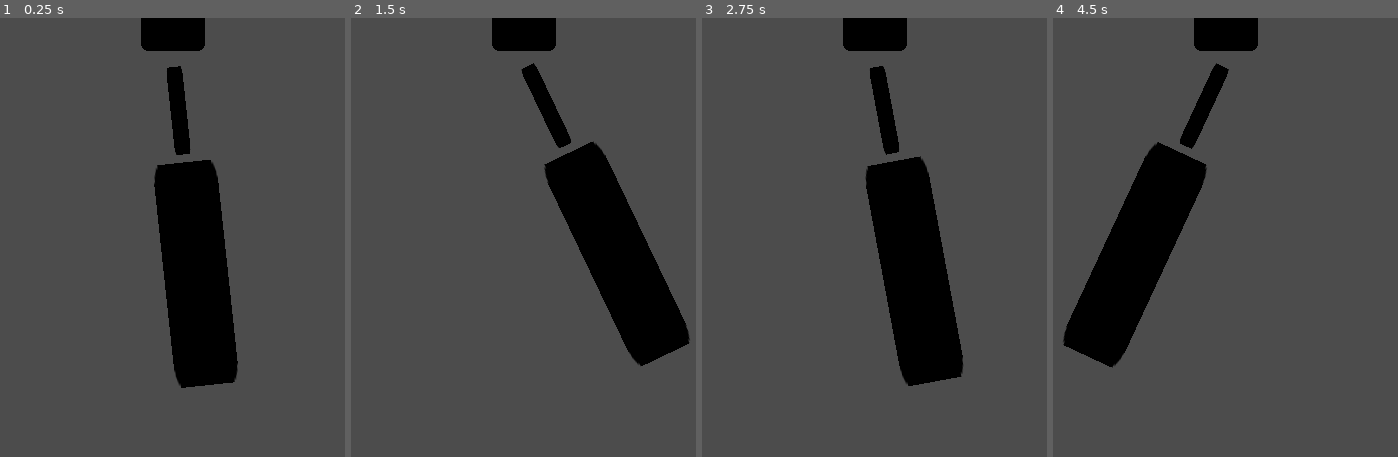
Above: before the commit, frames 1-4 (left to right).
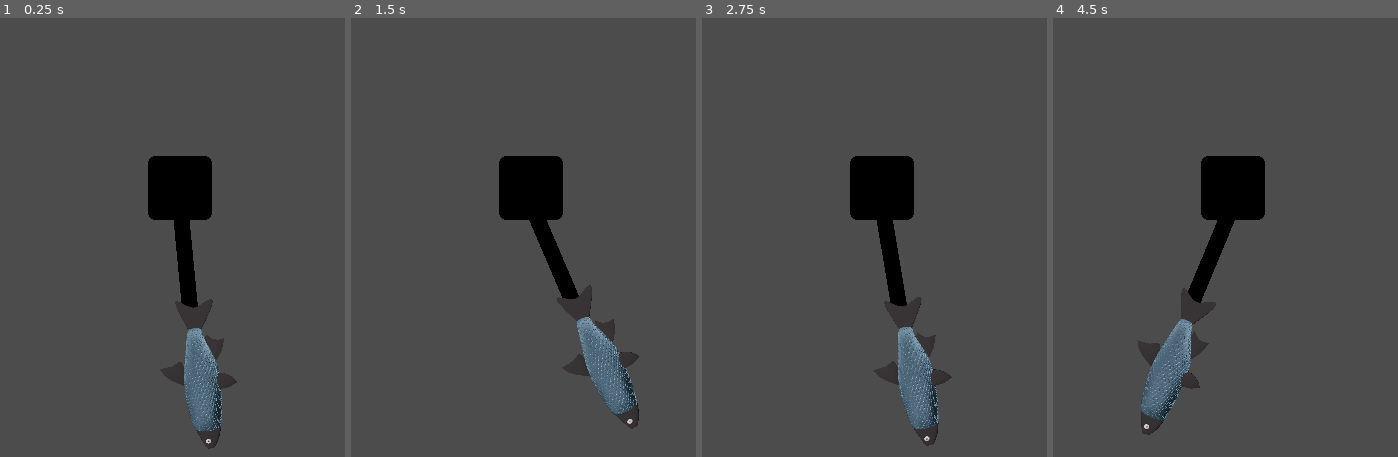
Above: after the commit, the same moments.

Repository: Soleod/GameJam
Game: Godot game, scene res://Scenes/World.tscn
The game is run twice, just before and just after one commit, with the same random seed, the same clock (stepped at 60 frames per second) and the same inputs. The engine's default icon, where the game draws it, is replaced by a stand-in: a white triangle on a blue panel in a dark square.
Inputs:
- Up to frame 1 (0.25 s): no input
- Up to frame 2 (1.5 s): no input
- Up to frame 3 (2.75 s): no input
- Up to frame 4 (4.5 s): no input

The runs differ from the first frame. In frame 1, 10% of the frame differs, in the area x 40-69%, y 0-99%; in frame 2, 17%; in frame 3, 11%; in frame 4, 18%, in the area x 2-62%, y 0-95%.

Commit message:
Muzyka, Podstawowe archivmenty

Diff:
--- /dev/null
+++ b/WedzarniaSIM/Scenes/ArchivementManager.gd
@@ -0,0 +1,39 @@
+extends Node
+
+var modifier_archiv_dict: Dictionary = {
+	sledzik_na_raz = false,
+	great_opor_TUNA_ty = false,
+	the_production_is_SCALing_up = false
+}
+
+var fisz_count_archiv_dict: Dictionary = {
+	cos_jest_fishy = false,
+	what_does_a_BASS_say = false,
+	dont_make_a_CLOWNFISH = false
+}
+
+func _process(delta):
+	var modifier = Player.progress_modifier
+	var count = Player.smoked_fisz_currency
+
+	print(count)
+
+	if modifier > 100 and not modifier_archiv_dict["sledzik_na_raz"]:
+		modifier_archiv_dict["sledzik_na_raz"] = true
+		print("śledzik")
+	if modifier > 1000 and not modifier_archiv_dict["great_opor_TUNA_ty"]:
+		modifier_archiv_dict["great_opor_TUNA_ty"] = true
+		print("tuna")
+	if modifier > 10000 and not modifier_archiv_dict["the_production_is_SCALing_up"]:
+		modifier_archiv_dict["the_production_is_SCALing_up"] = true
+		print("scala")
+
+	if count > 100 and not fisz_count_archiv_dict["cos_jest_fishy"]:
+		fisz_count_archiv_dict["cos_jest_fishy"] = true
+		print("fishy")
+	if count > 1000 and not fisz_count_archiv_dict["what_does_a_BASS_say"]:
+		fisz_count_archiv_dict["what_does_a_BASS_say"] = true
+		print("bass")
+	if count > 10000 and not fisz_count_archiv_dict["dont_make_a_CLOWNFISH"]:
+		fisz_count_archiv_dict["dont_make_a_CLOWNFISH"] = true
+		print("clown")
--- /dev/null
+++ b/WedzarniaSIM/Scenes/ArchivementManager.tscn
@@ -0,0 +1,6 @@
+[gd_scene load_steps=2 format=2]
+
+[ext_resource path="res://Scenes/ArchivementManager.gd" type="Script" id=1]
+
+[node name="ArchivementManager" type="Node"]
+script = ExtResource( 1 )
--- a/WedzarniaSIM/Scenes/Fisz.tscn
+++ b/WedzarniaSIM/Scenes/Fisz.tscn
@@ -1,7 +1,8 @@
-[gd_scene load_steps=5 format=2]
+[gd_scene load_steps=6 format=2]
 
 [ext_resource path="res://icon.png" type="Texture" id=1]
 [ext_resource path="res://Scenes/Fisz.gd" type="Script" id=2]
+[ext_resource path="res://Resources/rybabasic.png" type="Texture" id=3]
 
 [sub_resource type="RectangleShape2D" id=1]
 
@@ -23,26 +24,24 @@
 texture = ExtResource( 1 )
 
 [node name="PinJoint2D" type="PinJoint2D" parent="."]
-position = Vector2( 0, 40 )
+position = Vector2( 0, 16 )
 node_a = NodePath("../Anchor")
 node_b = NodePath("../Body")
 
 [node name="Body" type="RigidBody2D" parent="."]
 position = Vector2( 0, 256 )
-__meta__ = {
-"_edit_group_": true
-}
 
 [node name="CollisionShape2D" type="CollisionShape2D" parent="Body"]
 shape = SubResource( 3 )
 
 [node name="Line" type="Sprite" parent="Body"]
 self_modulate = Color( 0, 0, 0, 1 )
-position = Vector2( 0, -164 )
-scale = Vector2( 0.25, 1.375 )
+position = Vector2( 0, -180 )
+scale = Vector2( 0.25, 1.875 )
 texture = ExtResource( 1 )
 
 [node name="FiszSprite" type="Sprite" parent="Body"]
-self_modulate = Color( 0, 0, 0, 1 )
-scale = Vector2( 1, 3.5 )
-texture = ExtResource( 1 )
+position = Vector2( 0, -72 )
+rotation = -1.5708
+scale = Vector2( 0.09, 0.09 )
+texture = ExtResource( 3 )
--- a/WedzarniaSIM/Scenes/Player.gd
+++ b/WedzarniaSIM/Scenes/Player.gd
@@ -4,12 +4,12 @@
 
 var smoked_fisz_currency: float = 0.0
 var upgrades_dict: Dictionary = {
-	a = 10,
-	b = 15.3
+	a = 50000,
+	b = 0
 }
 
 var current_fish_progress: float = 0.0
-var progress_modifier: float = 10.0
+var progress_modifier: float = 0.0
 
 
 # Called when the node enters the scene tree for the first time.
@@ -32,8 +32,8 @@
 
 func fish_readiness_check():
 	if (current_fish_progress >= 100):
+		smoked_fisz_currency += floor(current_fish_progress/100)
 		current_fish_progress -= 100
-		smoked_fisz_currency += 1
 
 func init_timer():
 	_timer = Timer.new()
--- a/WedzarniaSIM/Scenes/World.tscn
+++ b/WedzarniaSIM/Scenes/World.tscn
@@ -1,11 +1,14 @@
 [gd_scene load_steps=3 format=2]
 
 [ext_resource path="res://Scenes/Fisz.tscn" type="PackedScene" id=1]
-[ext_resource path="res://Scenes/Player.tscn" type="PackedScene" id=2]
+[ext_resource path="res://Resources/ryba_intro_loop_2.mp3" type="AudioStream" id=2]
 
 [node name="World" type="Node2D"]
 
 [node name="Fisz" parent="." instance=ExtResource( 1 )]
-position = Vector2( 229, 1 )
+position = Vector2( 236, 170 )
 
-[node name="Player" parent="." instance=ExtResource( 2 )]
+[node name="BackgroundMusic" type="AudioStreamPlayer2D" parent="."]
+position = Vector2( 240, 360 )
+stream = ExtResource( 2 )
+autoplay = true
--- a/WedzarniaSIM/project.godot
+++ b/WedzarniaSIM/project.godot
@@ -14,10 +14,17 @@
 run/main_scene="res://Scenes/World.tscn"
 config/icon="res://icon.png"
 
+[autoload]
+
+Player="*res://Scenes/Player.tscn"
+ArchivementManager="*res://Scenes/ArchivementManager.tscn"
+
 [display]
 
 window/size/width=480
 window/size/height=720
+window/dpi/allow_hidpi=true
+window/handheld/orientation="portrait"
 window/stretch/mode="2d"
 window/stretch/aspect="keep"
 
Not shown, added: WedzarniaSIM/Resources/ryba_intro.mp3.import
Not shown, added: WedzarniaSIM/Resources/ryba_intro_do_loopa.mp3.import
Not shown, added: WedzarniaSIM/Resources/ryba_intro_loop_2.mp3.import
Not shown, added: WedzarniaSIM/Resources/ryba_intro_mono.mp3.import
Not shown, added: WedzarniaSIM/Resources/ryba_intro_wrap.mp3.import
Binary file added: WedzarniaSIM/Resources/rybabasic.png
Not shown, added: WedzarniaSIM/Resources/rybabasic.png.import
Not shown, added: WedzarniaSIM/Resources/ryba_intro.mp3
Not shown, added: WedzarniaSIM/Resources/ryba_intro_do_loopa.mp3
Not shown, added: WedzarniaSIM/Resources/ryba_intro_loop_2.mp3
Not shown, added: WedzarniaSIM/Resources/ryba_intro_mono.mp3
Not shown, added: WedzarniaSIM/Resources/ryba_intro_wrap.mp3
